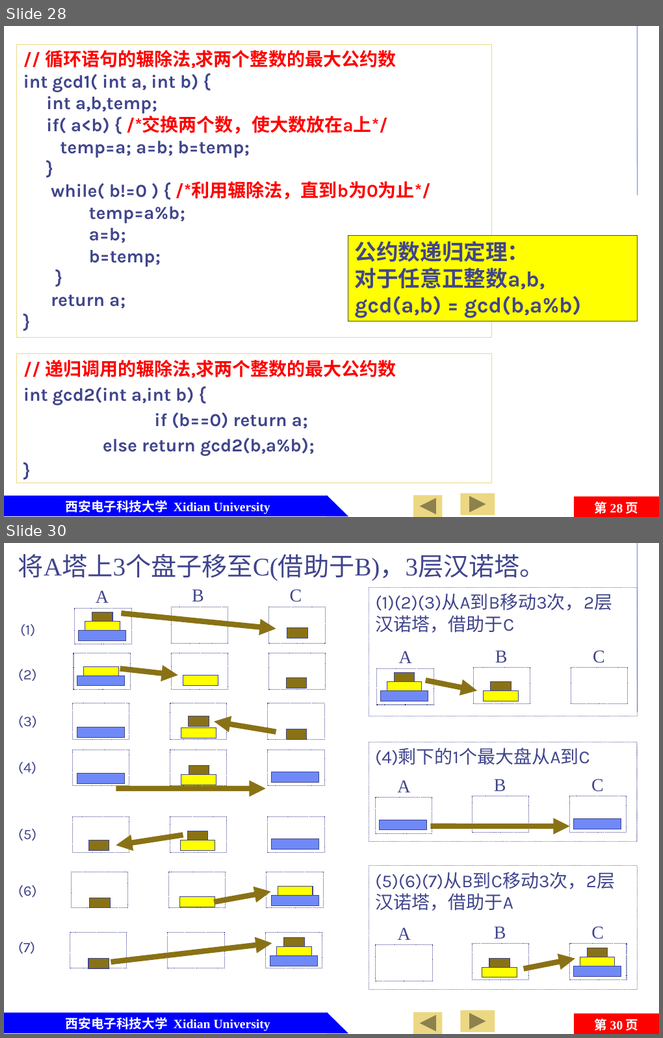
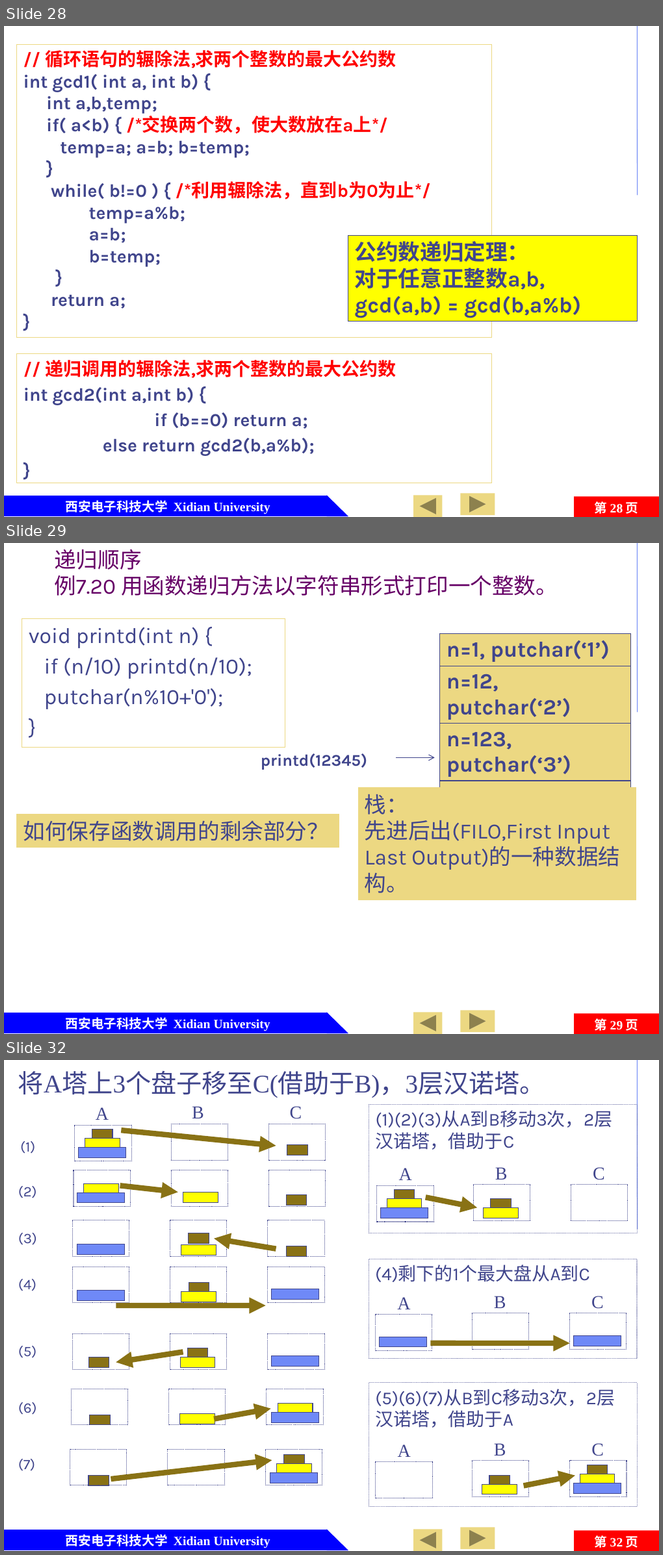
Before and after one commit to jtrfid/C-Repositories, a slide deck: 2016/C语言/课件/第7章 函数及变量存储类型.pptx. Shown one above the other, each under a label of ours: slides 28 and 30 before the commit, slides 28, 29 and 32 after it; the slides between them are not shown. The pictures are 663x1038 and 663x1555 pixels, drawn with LibreOffice and Linux fonts; fonts in the diff are those of the drawing; background and template pictures are left out. Boxes give left, top, right and bottom in pixels: in the first picture for what was removed or moved away, otherwise in the second. Text is boxed around its words. In the diff, an @@ line names an element or a change of style, - is before the commit and + after.

```diff
--- a/2016/C语言/课件/第7章 函数及变量存储类型.pptx
+++ b/2016/C语言/课件/第7章 函数及变量存储类型.pptx
@@ slide 29 added at (4,543,659,1034), background #FFFFFF; not listed: 7 template elements that a slide beside it also shows @@
@@ title added at (54,549,558,596), 24 pt, text #660066 @@
+递归顺序
+例7.20 用函数递归方法以字符串形式打印一个整数。
@@ text added at (22,618,285,747), outline #ECD882 0.75 pt, 24 pt, text #40458C @@
+void printd(int n) {
+if (n/10) printd(n/10);
+putchar(n%10+'0');
+}
@@ table added at (440,634,631,873), 5 rows, 1 columns @@
+n=1, putchar(‘1’)
+n=12, putchar(‘2’)
+n=123, putchar(‘3’)
+n=1234, putchar(‘4’)
+n=12345, putchar(‘5’)
@@ text added at (261,754,367,770), 18 pt, text #40458C, bold @@
+printd(12345)
@@ arrow added from (396, 758) to (434, 758), #40458C 0.75 pt @@
@@ rectangle added at (358,788,636,901), fill #ECD882, outline #ECD882 0.75 pt, 24 pt, text #40458C @@
+栈：
+先进后出(FILO,First Input Last Output)的一种数据结构。
@@ rectangle added at (17,814,339,847), fill #ECD882, outline #ECD882 0.75 pt, 24 pt, text #40458C @@
+如何保存函数调用的剩余部分？
@@ what was slide 30 is now slide 32 @@
@@ page number at (595,1536,639,1548): text changed @@
-第 30 页
+第 32 页
```
Also in this commit, not shown: 5 slides changed, 1 other slide added, 5 other files.
